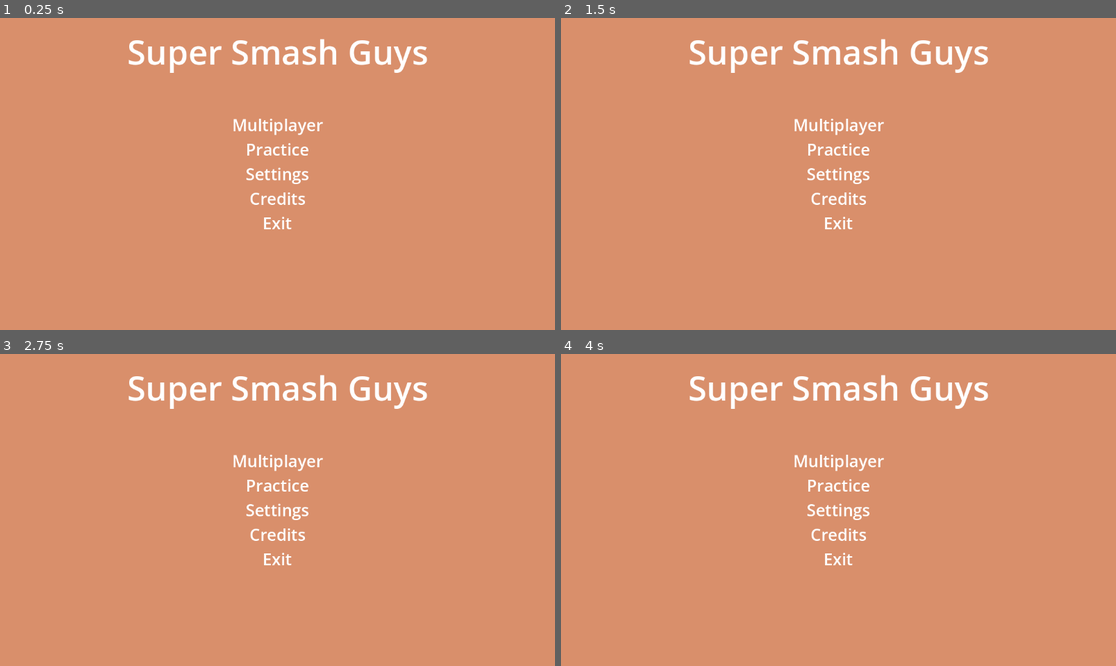
Above: before the commit, frames 1-4 (two rows, left to right).
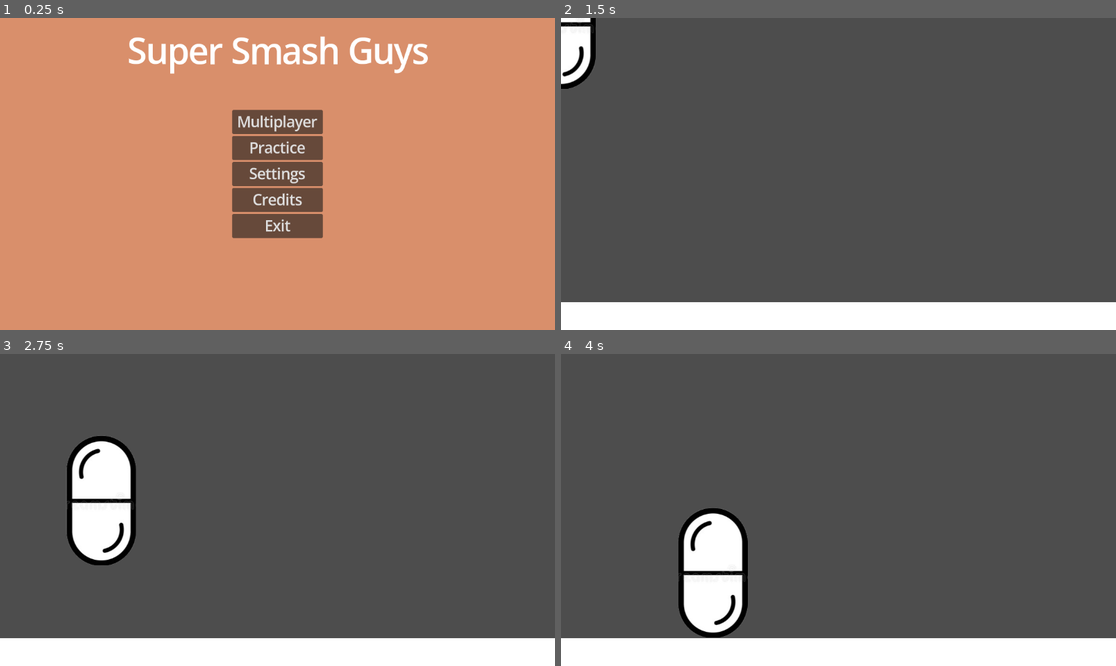
Above: after the commit, the same moments.

Repository: Rivmo/Super-Smash-Guys
Game: Godot game, scene res://control.tscn
The game is run twice, just before and just after one commit, with the same random seed, the same clock (stepped at 60 frames per second) and the same inputs. This scene is started directly instead of the project's main scene.
Inputs (mouse positions are in pixels of both pictures, inside the frame that each line leads up to):
- Up to frame 1 (0.25 s): no input
- Up to frame 2 (1.5 s): click (838, 120) at 0.5 s, where only the run after the commit has a clickable "Multiplayer"; click (838, 149) at 1.25 s, where only the run after the commit has a clickable "Practice"
- Up to frame 3 (2.75 s): hold Right (Right) from 2.03 s (still down); tap Up (Jump) at 2.27 s
- Up to frame 4 (4 s): tap Up (Jump) at 3.02 s; release Right (Right) at 3.53 s; hold Left (Left) from 3.53 s (still down)

The runs differ from the first frame. In frame 1, 7.7% of the frame differs, in the area x 23-78%, y 5-71%; in frame 2, 100%, in the area x 0-100%, y 0-100%; in frame 3, 100%; in frame 4, 100%.

Commit message:
Begin work on main menu UI
Update the ui format, began testing on button responses, all changes can be seen in control

Diff:
--- a/control.tscn
+++ b/control.tscn
@@ -1,13 +1,14 @@
 [gd_scene format=3 uid="uid://ddxsvct2mkmnn"]
 
-[node name="Control" type="Control" unique_id=1049558189]
+[ext_resource type="Script" uid="uid://cfmf5ciiwpqwf" path="res://practice.gd" id="1_0fbet"]
+
+[node name="Main Menu" type="Control" unique_id=1049558189]
 layout_mode = 3
 anchors_preset = 15
 anchor_right = 1.0
 anchor_bottom = 1.0
 grow_horizontal = 2
 grow_vertical = 2
-metadata/_edit_lock_ = true
 
 [node name="ColorRect" type="ColorRect" parent="." unique_id=1097477698]
 layout_mode = 1
@@ -17,47 +18,6 @@
 grow_horizontal = 2
 grow_vertical = 2
 color = Color(0.84977525, 0.56186223, 0.42118737, 1)
-
-[node name="CenterContainer" type="CenterContainer" parent="." unique_id=589413291]
-layout_mode = 1
-anchors_preset = 15
-anchor_right = 1.0
-anchor_bottom = 1.0
-grow_horizontal = 2
-grow_vertical = 2
-
-[node name="VBoxContainer" type="VBoxContainer" parent="CenterContainer" unique_id=605720243]
-layout_mode = 2
-
-[node name="Multiplayer" type="Label" parent="CenterContainer/VBoxContainer" unique_id=1848418524]
-layout_mode = 2
-size_flags_horizontal = 4
-theme_override_font_sizes/font_size = 34
-text = "Multiplayer"
-
-[node name="Practice" type="Label" parent="CenterContainer/VBoxContainer" unique_id=304532510]
-layout_mode = 2
-size_flags_horizontal = 4
-theme_override_font_sizes/font_size = 34
-text = "Practice"
-
-[node name="Settings" type="Label" parent="CenterContainer/VBoxContainer" unique_id=472388248]
-layout_mode = 2
-size_flags_horizontal = 4
-theme_override_font_sizes/font_size = 34
-text = "Settings"
-
-[node name="Credits" type="Label" parent="CenterContainer/VBoxContainer" unique_id=835076978]
-layout_mode = 2
-size_flags_horizontal = 4
-theme_override_font_sizes/font_size = 34
-text = "Credits"
-
-[node name="Exit" type="Label" parent="CenterContainer/VBoxContainer" unique_id=1955850829]
-layout_mode = 2
-size_flags_horizontal = 4
-theme_override_font_sizes/font_size = 34
-text = "Exit"
 
 [node name="MarginContainer" type="MarginContainer" parent="." unique_id=2026939353]
 layout_mode = 1
@@ -75,3 +35,46 @@
 size_flags_horizontal = 4
 theme_override_font_sizes/font_size = 70
 text = "Super Smash Guys"
+
+[node name="VBoxContainer" type="VBoxContainer" parent="." unique_id=605720243]
+layout_mode = 1
+anchors_preset = 8
+anchor_left = 0.5
+anchor_top = 0.5
+anchor_right = 0.5
+anchor_bottom = 0.5
+offset_left = -94.0
+offset_top = -125.5
+offset_right = 94.0
+offset_bottom = 125.5
+grow_horizontal = 2
+grow_vertical = 2
+theme_override_constants/separation = 4
+
+[node name="Multiplayer" type="Button" parent="VBoxContainer" unique_id=1560336704]
+layout_mode = 2
+theme_override_font_sizes/font_size = 30
+text = "Multiplayer"
+
+[node name="Practice" type="Button" parent="VBoxContainer" unique_id=867438607]
+layout_mode = 2
+theme_override_font_sizes/font_size = 30
+text = "Practice"
+script = ExtResource("1_0fbet")
+
+[node name="Settings" type="Button" parent="VBoxContainer" unique_id=79877832]
+layout_mode = 2
+theme_override_font_sizes/font_size = 30
+text = "Settings"
+
+[node name="Credits" type="Button" parent="VBoxContainer" unique_id=1289616389]
+layout_mode = 2
+theme_override_font_sizes/font_size = 30
+text = "Credits"
+
+[node name="Exit" type="Button" parent="VBoxContainer" unique_id=2071948664]
+layout_mode = 2
+theme_override_font_sizes/font_size = 30
+text = "Exit"
+
+[connection signal="pressed" from="VBoxContainer/Practice" to="VBoxContainer/Practice" method="_on_pressed"]
--- /dev/null
+++ b/practice.gd
@@ -0,0 +1,5 @@
+extends Button
+
+func _on_pressed() -> void:
+	get_tree().change_scene_to_file("res://scene.tscn")
+	pass # Replace with function body.
--- a/project.godot
+++ b/project.godot
@@ -14,6 +14,10 @@
 run/main_scene="res://scene.tscn"
 config/features=PackedStringArray("4.6", "Forward Plus")
 config/icon="res://icon.svg"
+
+[gui]
+
+theme/default_font_multichannel_signed_distance_field=true
 
 [input]
 
Not shown, added: practice.gd.uid
